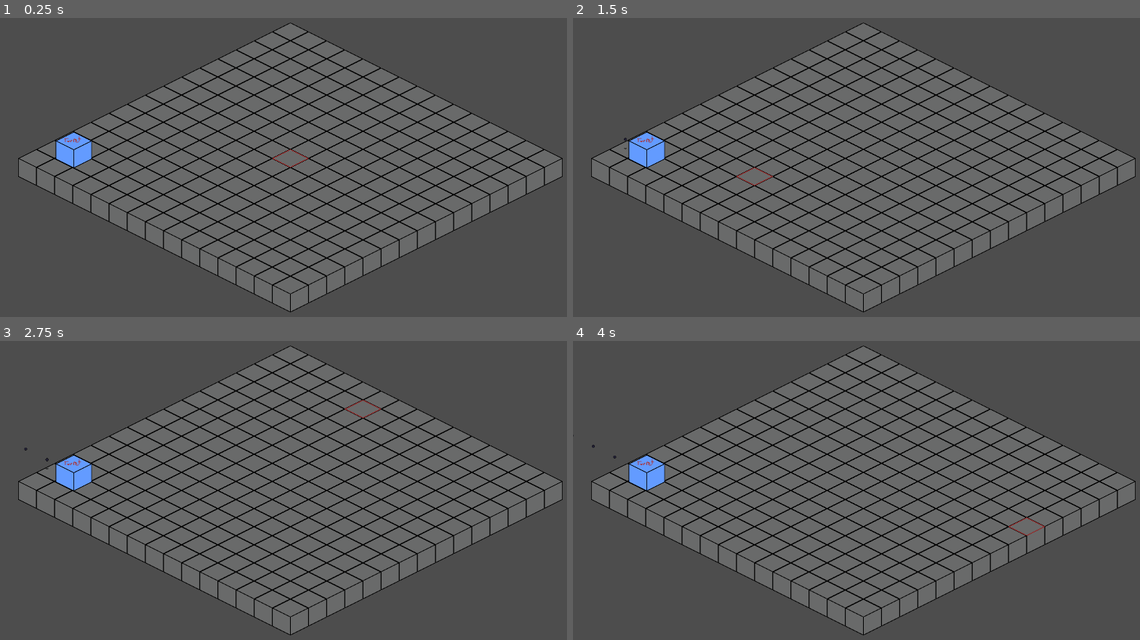
Above: before the commit, frames 1-4 (two rows, left to right).
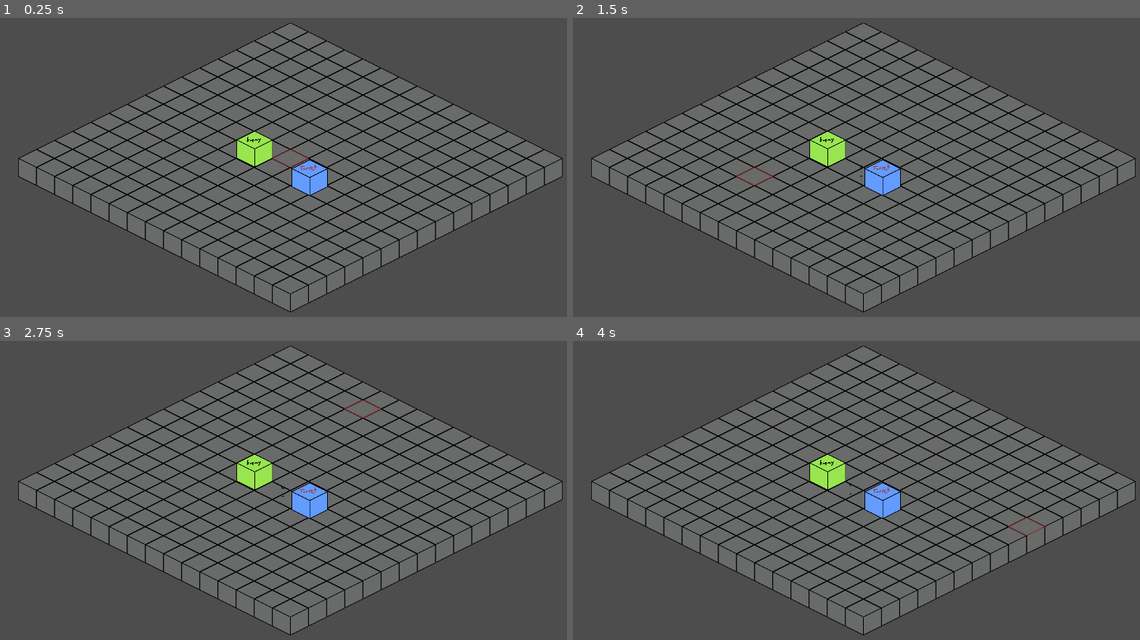
Above: after the commit, the same moments.

Repository: robert-brosh23/SpookyTowerDefense
Game: Godot game, scene res://main/main.tscn
Same seed, same stepped clock (60 frames per second), same inputs: the game is played once before the commit and once after it.
Inputs (mouse positions are in pixels of both pictures, inside the frame that each line leads up to):
- Up to frame 1 (0.25 s): no input
- Up to frame 2 (1.5 s): tap Enter at 0.5 s; move the mouse to (992, 143) at 0.52 s; tap Space at 1.25 s; move the mouse to (748, 173) at 1.27 s
- Up to frame 3 (2.75 s): move the mouse to (345, 409) at 2.02 s
- Up to frame 4 (4 s): tap Enter at 2.75 s; move the mouse to (833, 547) at 2.77 s; move the mouse to (1037, 529) at 3.52 s

The runs differ from the first frame. In frame 1, 1.7% of the frame differs, in the area x 9-58%, y 37-60%; in frame 2, 1.7%; in frame 3, 1.7%, in the area x 4-58%, y 35-60%; in frame 4, 1.7%.

Commit message:
default turret and hitboxes done

Diff:
--- a/enemy/enemy.tscn
+++ b/enemy/enemy.tscn
@@ -1,9 +1,17 @@
-[gd_scene load_steps=2 format=3 uid="uid://dwwpjremcryu7"]
+[gd_scene load_steps=3 format=3 uid="uid://dwwpjremcryu7"]
 
 [ext_resource type="Texture2D" uid="uid://b2fsbtmygfwud" path="res://sprites/enemy_temp.png" id="1_2mvqj"]
+[ext_resource type="PackedScene" uid="uid://ba0p85r2w6c67" path="res://hurtbox/hurtbox.tscn" id="2_ofsxj"]
 
 [node name="Enemy" type="Node2D"]
+y_sort_enabled = true
 
 [node name="Sprite2D" type="Sprite2D" parent="."]
 texture = ExtResource("1_2mvqj")
 offset = Vector2(0, -30)
+
+[node name="Hurtbox" parent="." instance=ExtResource("2_ofsxj")]
+
+[node name="CollisionShape2D" type="CollisionPolygon2D" parent="Hurtbox"]
+y_sort_enabled = true
+polygon = PackedVector2Array(60, 0, 0, 30, -60, 0, 0, -30)
--- /dev/null
+++ b/hitbox/hitbox.gd
@@ -0,0 +1,13 @@
+class_name Hitbox extends Area2D
+
+@export var damage := 10
+
+signal hit_connected
+
+func _ready() -> void:
+	area_entered.connect(_area_entered)
+
+func _area_entered(a: Area2D) -> void:
+	if a is Hurtbox:
+		hit_connected.emit()
+		a.take_damage(damage)
--- /dev/null
+++ b/hitbox/hitbox.tscn
@@ -0,0 +1,6 @@
+[gd_scene load_steps=2 format=3 uid="uid://ceikawa0o0f83"]
+
+[ext_resource type="Script" uid="uid://db5jii7l4gbws" path="res://hitbox/hitbox.gd" id="1_snify"]
+
+[node name="Hitbox" type="Area2D"]
+script = ExtResource("1_snify")
--- /dev/null
+++ b/hurtbox/hurtbox.gd
@@ -0,0 +1,6 @@
+class_name Hurtbox extends Area2D
+
+signal damaged(damage: int)
+
+func take_damage(damage: int):
+	damaged.emit(damage)
--- /dev/null
+++ b/hurtbox/hurtbox.tscn
@@ -0,0 +1,6 @@
+[gd_scene load_steps=2 format=3 uid="uid://ba0p85r2w6c67"]
+
+[ext_resource type="Script" uid="uid://bg2xb7blnqkkb" path="res://hurtbox/hurtbox.gd" id="1_lgd2s"]
+
+[node name="Hurtbox" type="Area2D"]
+script = ExtResource("1_lgd2s")
--- a/main/main.tscn
+++ b/main/main.tscn
@@ -1,10 +1,12 @@
-[gd_scene load_steps=4 format=4 uid="uid://duhrv3k0n172j"]
+[gd_scene load_steps=5 format=4 uid="uid://duhrv3k0n172j"]
 
 [ext_resource type="Script" uid="uid://dywll2hekti2m" path="res://main/main.gd" id="1_pjrb6"]
 [ext_resource type="TileSet" uid="uid://bas52mcii2jnl" path="res://tileset/tileset.tres" id="2_xwkvk"]
 [ext_resource type="PackedScene" uid="uid://crkdx2y7k2mil" path="res://turret/turret.tscn" id="3_xwkvk"]
+[ext_resource type="PackedScene" uid="uid://dwwpjremcryu7" path="res://enemy/enemy.tscn" id="4_c651c"]
 
 [node name="Main" type="Node2D" node_paths=PackedStringArray("select_layer")]
+y_sort_enabled = true
 script = ExtResource("1_pjrb6")
 select_layer = NodePath("TileMapLayers/SelectLayer")
 
@@ -20,4 +22,7 @@
 tile_set = ExtResource("2_xwkvk")
 
 [node name="Turret" parent="." instance=ExtResource("3_xwkvk")]
-position = Vector2(244, 542)
+position = Vector2(1024, 634)
+
+[node name="Enemy" parent="." instance=ExtResource("4_c651c")]
+position = Vector2(842, 539)
--- a/turret/bullet/bullet.gd
+++ b/turret/bullet/bullet.gd
@@ -4,6 +4,7 @@
 const time_to_live = 4.0
 
 @export var shadow : Sprite2D
+@export var hitbox : Hitbox
 
 var base_layer : TileMapLayer
 var direction := 0.0
@@ -29,3 +30,5 @@
 	add_child(timer)
 	timer.start(time_to_live)
 	timer.timeout.connect(func(): queue_free())
+
+	hitbox.hit_connected.connect(func(): queue_free())
--- a/turret/bullet/bullet.tscn
+++ b/turret/bullet/bullet.tscn
@@ -1,20 +1,22 @@
-[gd_scene load_steps=6 format=3 uid="uid://cop5cdfewiibd"]
+[gd_scene load_steps=7 format=3 uid="uid://cop5cdfewiibd"]
 
 [ext_resource type="Script" uid="uid://ctl7a4usktj3a" path="res://turret/bullet/bullet.gd" id="1_hsklv"]
 [ext_resource type="Texture2D" uid="uid://b5dxs7nyvxaqb" path="res://sprites/bullet-1.png" id="1_ygfaf"]
 [ext_resource type="Shader" uid="uid://ctkntlxkjhvki" path="res://turret/bullet/bullet.gdshader" id="3_yq2du"]
+[ext_resource type="PackedScene" uid="uid://ceikawa0o0f83" path="res://hitbox/hitbox.tscn" id="4_wckrl"]
 
 [sub_resource type="ShaderMaterial" id="ShaderMaterial_wckrl"]
 shader = ExtResource("3_yq2du")
 shader_parameter/shadow_color = Color(0, 0, 0, 1)
 
-[sub_resource type="CircleShape2D" id="CircleShape2D_hsklv"]
-radius = 4.0
+[sub_resource type="CapsuleShape2D" id="CapsuleShape2D_clnxe"]
+radius = 1.9999493
+height = 9.985512
 
-[node name="Bullet" type="Node2D" node_paths=PackedStringArray("shadow")]
-y_sort_enabled = true
+[node name="Bullet" type="Node2D" node_paths=PackedStringArray("shadow", "hitbox")]
 script = ExtResource("1_hsklv")
 shadow = NodePath("Shadow")
+hitbox = NodePath("Hitbox")
 
 [node name="Sprite2D" type="Sprite2D" parent="."]
 position = Vector2(0, -30)
@@ -25,7 +27,8 @@
 scale = Vector2(1, 0.5)
 texture = ExtResource("1_ygfaf")
 
-[node name="Area2D" type="Area2D" parent="."]
+[node name="Hitbox" parent="." instance=ExtResource("4_wckrl")]
 
-[node name="CollisionShape2D" type="CollisionShape2D" parent="Area2D"]
-shape = SubResource("CircleShape2D_hsklv")
+[node name="CollisionShape2D" type="CollisionShape2D" parent="Hitbox"]
+rotation = -1.563679
+shape = SubResource("CapsuleShape2D_clnxe")
Not shown, added: hitbox/hitbox.gd.uid
Not shown, added: hurtbox/hurtbox.gd.uid
